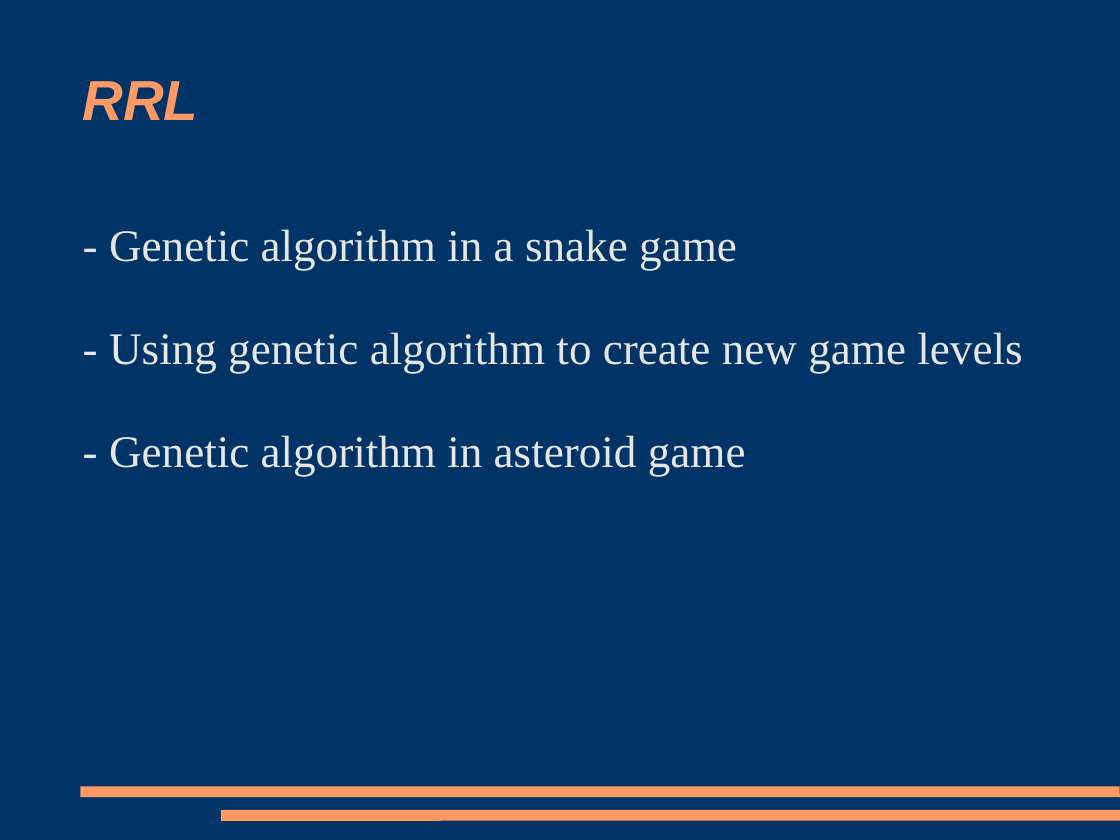
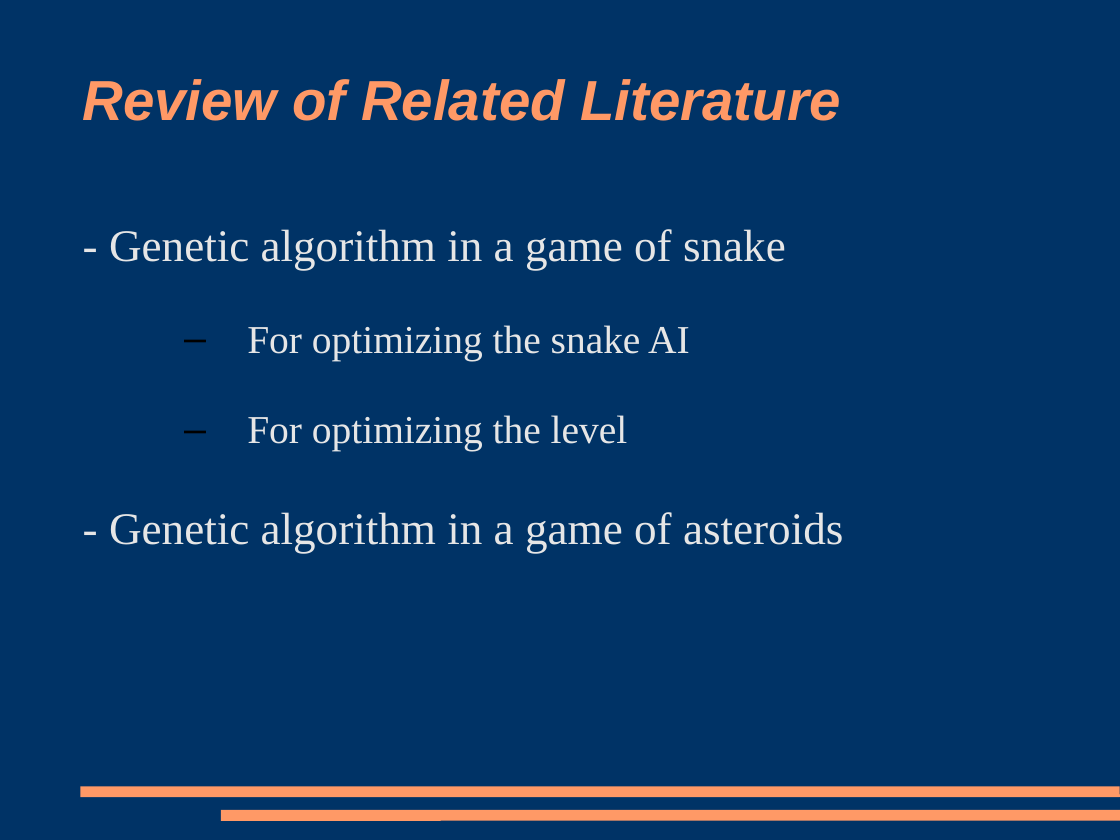
Before and after one commit to trigger-happy/thesis, a slide deck: slide 8 of presentations/Presentation1.ppt. Drawn at 1120x840 pixels with LibreOffice and Linux fonts; fonts in the diff are those of the drawing. Boxes give left, top, right and bottom in pixels: in the first picture for what was removed or moved away, otherwise in the second. Text is boxed around its words. In the diff, an @@ line names an element or a change of style, - is before the commit and + after.

```diff
--- a/presentations/Presentation1.ppt
+++ b/presentations/Presentation1.ppt
@@ title at [82,79,840,121]: text changed @@
-RRL
+Review of Related Literature
@@ text at [109,229,843,554]: text changed @@
-- Genetic algorithm in a snake game
-- Using genetic algorithm to create new game levels
-- Genetic algorithm in asteroid game
+- Genetic algorithm in a game of snake
+  – For optimizing the snake AI
+  – For optimizing the level
+- Genetic algorithm in a game of asteroids
```
Also in this commit, not shown: 7 other slides changed, 1 slide removed.
